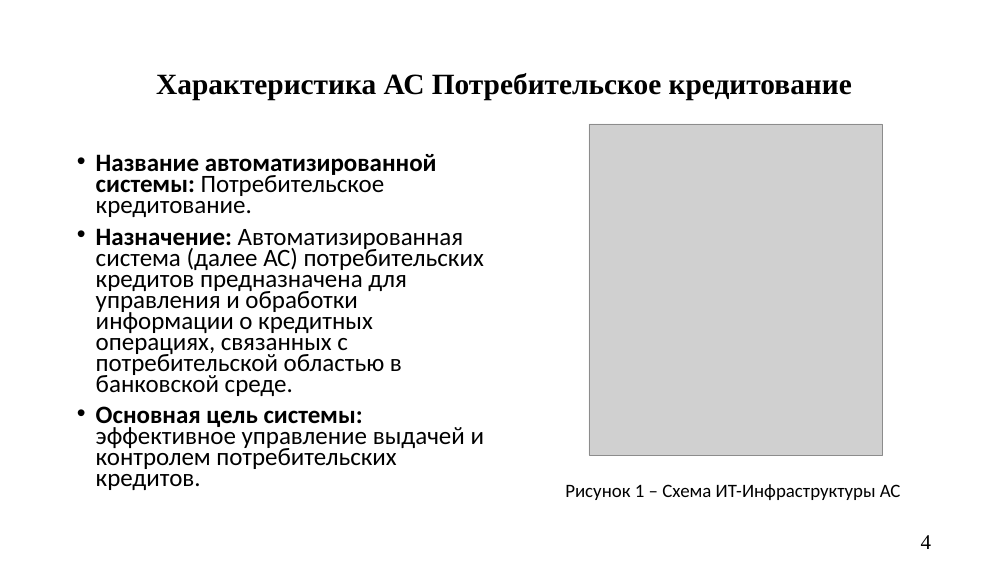
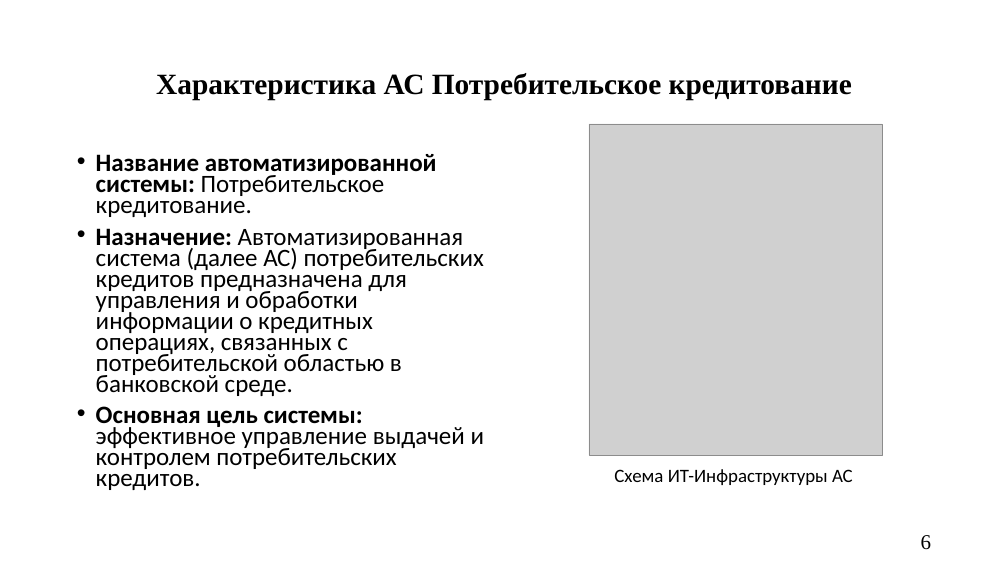
Before and after one commit to A1ex1in/3k2sKursachi, a slide deck: slide 6 of анацкая/КП/КР ЧигаревА.Ю. БИб-21Э1 ТПЗАС.pptx (slide 4 before the commit). Drawn at 1008x567 pixels with LibreOffice and Linux fonts; fonts in the diff are those of the drawing; grey boxes stand for pictures. Boxes give left, top, right and bottom in pixels: in the first picture for what was removed or moved away, otherwise in the second. Text is boxed around its words. In the diff, an @@ line names an element or a change of style, - is before the commit and + after.

```diff
--- a/анацкая/КП/КР ЧигаревА.Ю. БИб-21Э1 ТПЗАС.pptx
+++ b/анацкая/КП/КР ЧигаревА.Ю. БИб-21Э1 ТПЗАС.pptx
@@ text at (x1=614, y1=469, x2=852, y2=485): text changed @@
-Рисунок 1 – Схема ИТ-Инфраструктуры АС
+Схема ИТ-Инфраструктуры АС
@@ page number at (x1=921, y1=535, x2=932, y2=550): text changed @@
-4
+6
```
Also in this commit, not shown: 5 other slides changed, 3 slides added, 1 other file.
